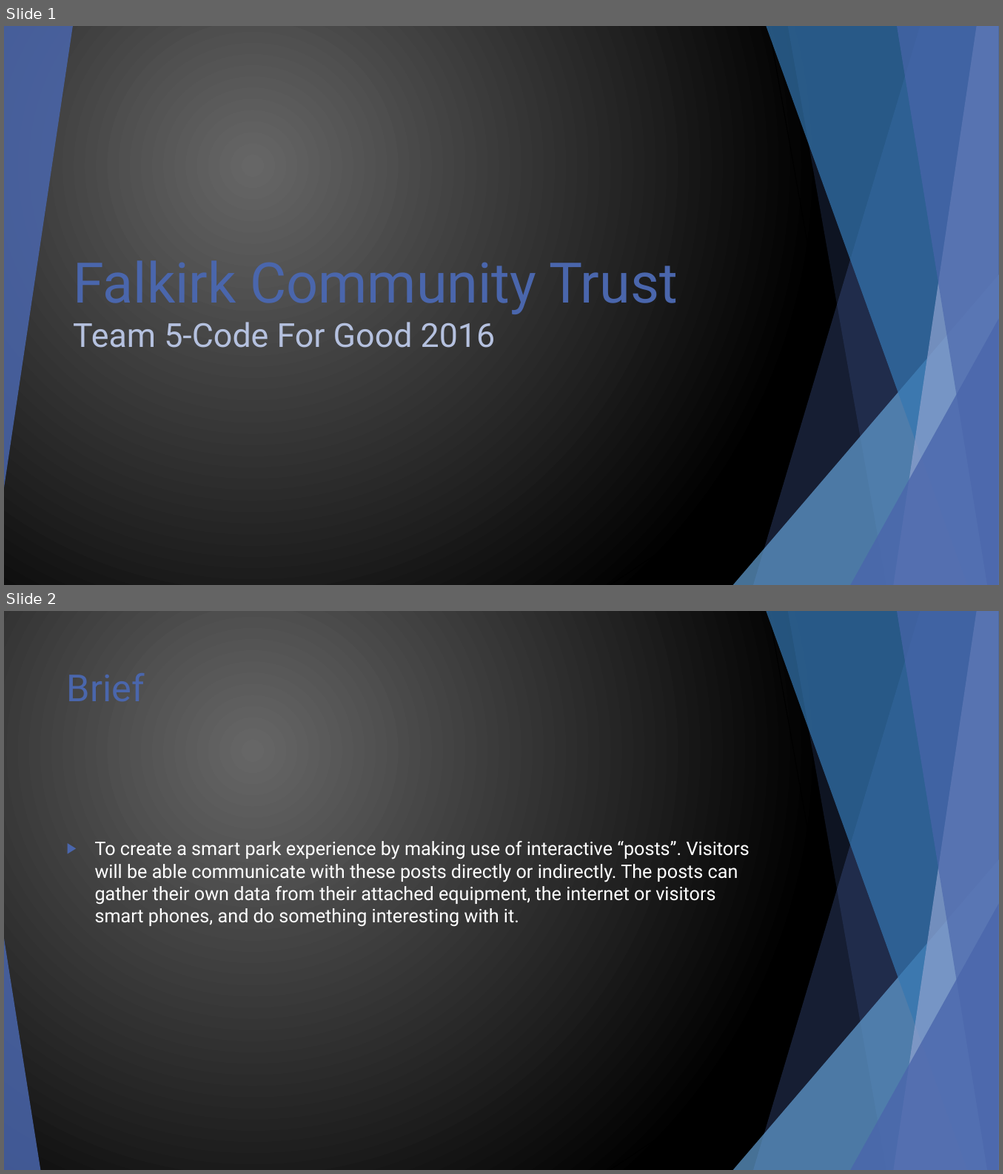
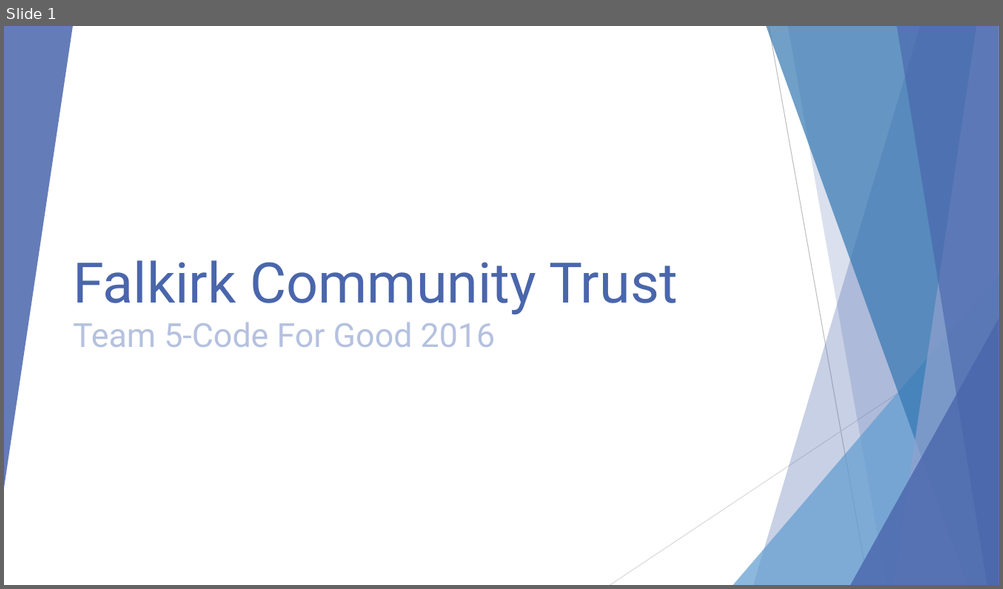
Before and after one commit to glasgow2016/team-5, a slide deck: Design.pptx. Shown one above the other, each under a label of ours: slides 1 and 2 before the commit, slide 1 after it. The pictures are 1003x1174 and 1003x589 pixels, drawn with LibreOffice and Linux fonts; fonts in the diff are those of the drawing. Boxes give left, top, right and bottom in pixels: in the first picture for what was removed or moved away, otherwise in the second. Text is boxed around its words. In the diff, an @@ line names an element or a change of style, - is before the commit and + after.

```diff
--- a/Design.pptx
+++ b/Design.pptx
@@ slide 2 removed at [4, 611, 999, 1170], background gradient #676767 to #000000; not listed: 9 template elements that a slide beside it also shows @@
@@ title removed at [67, 673, 145, 702] @@
-Brief
@@ text removed at [95, 841, 749, 926] @@
-▶ To create a smart park experience by making use of interactive “posts”. Visitors will be able communicate with these posts directly or indirectly. The posts can gather their own data from their attached equipment, the internet or visitors smart phones, and do something interesting with it.
@@ triangle removed at [4, 939, 40, 1170] @@
@@ slide 1 changed as well @@
@@ background gradient #676767 to #000000 to #FFFFFF @@
@@ line (768, 26) - (868, 585): stroke #000000 0.75 pt to #BFBFBF 0.75 pt @@
@@ line (999, 326) - (610, 585): stroke #000000 0.75 pt to #D9D9D9 0.75 pt @@
```
Also in this commit, not shown: 5 other slides changed, 1 other slide removed.
